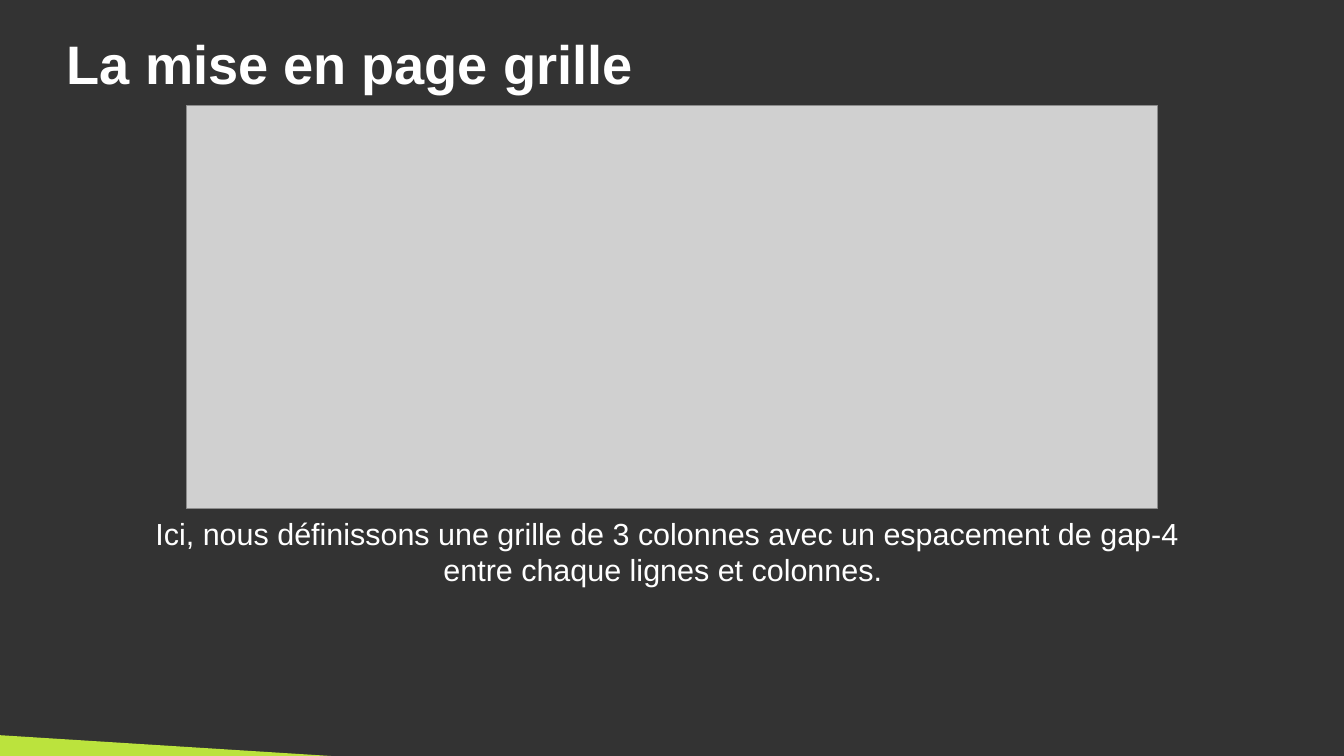
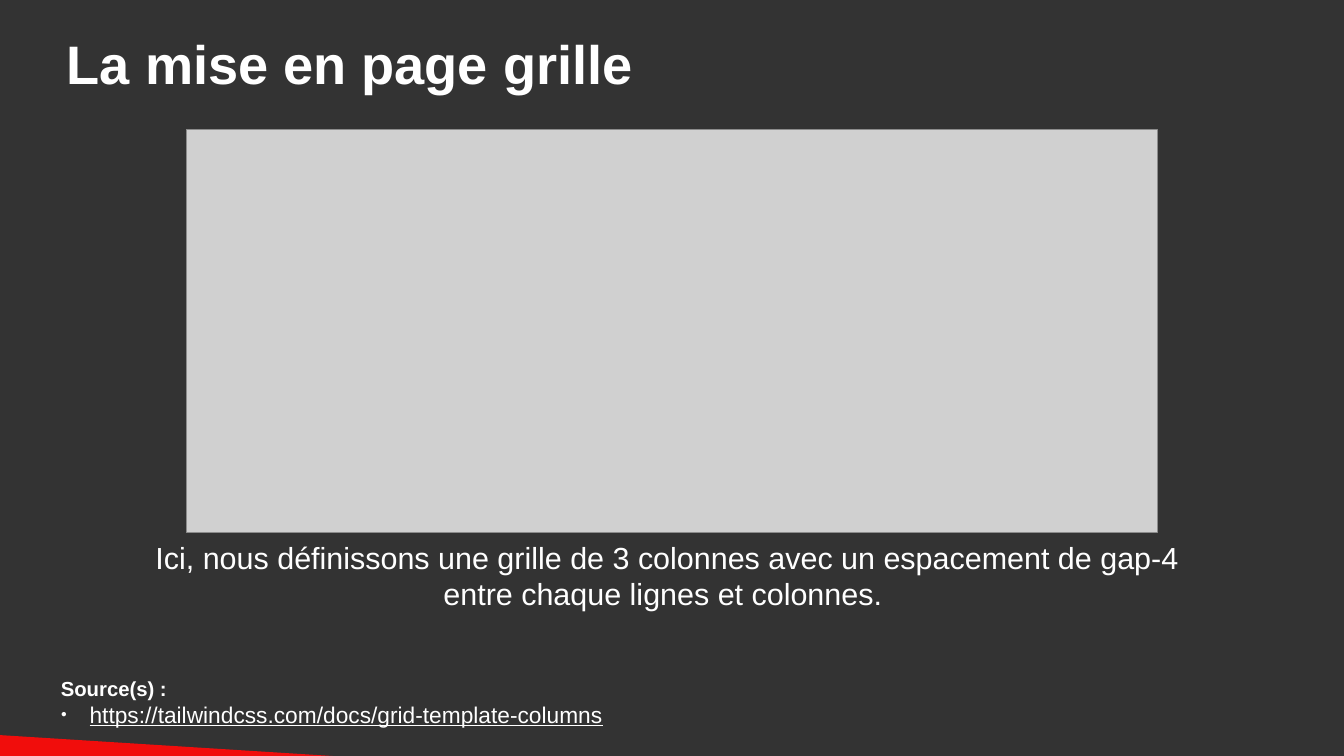
Before and after one commit to DanYellow/cours, a slide deck: slide 26 of integration-web-s2/travaux-pratiques/numero-5/presentation.odp (slide 19 before the commit). Drawn at 1344x756 pixels with LibreOffice and Linux fonts; fonts in the diff are those of the drawing; grey boxes stand for pictures. Boxes give left, top, right and bottom in pixels: in the first picture for what was removed or moved away, otherwise in the second. Text is boxed around its words. In the diff, an @@ line names an element or a change of style, - is before the commit and + after.

Commit message:
Update tailwind workshop

```diff
--- a/integration-web-s2/travaux-pratiques/numero-5/presentation.odp
+++ b/integration-web-s2/travaux-pratiques/numero-5/presentation.odp
@@ picture: place and size @@
-picture at [187,106,1157,510]
+picture at [187,129,1157,533]
@@ text "Ici, nous définissons une grille ...": place and size @@
-text "Ici, nous définissons une grille ..." at [155,522,1178,587]
+text "Ici, nous définissons une grille ..." at [155,546,1178,611]
@@ text added at [61,681,603,728], 13.4 pt, text #FFFFFF, underline @@
+Source(s) :
+● https://tailwindcss.com/docs/grid-template-columns
@@ right triangle at [0,724,518,756]: fill #BBE33D to #F10D0C @@
```
Also in this commit, not shown: 2 other slides changed, 13 slides added, 4 other files.
